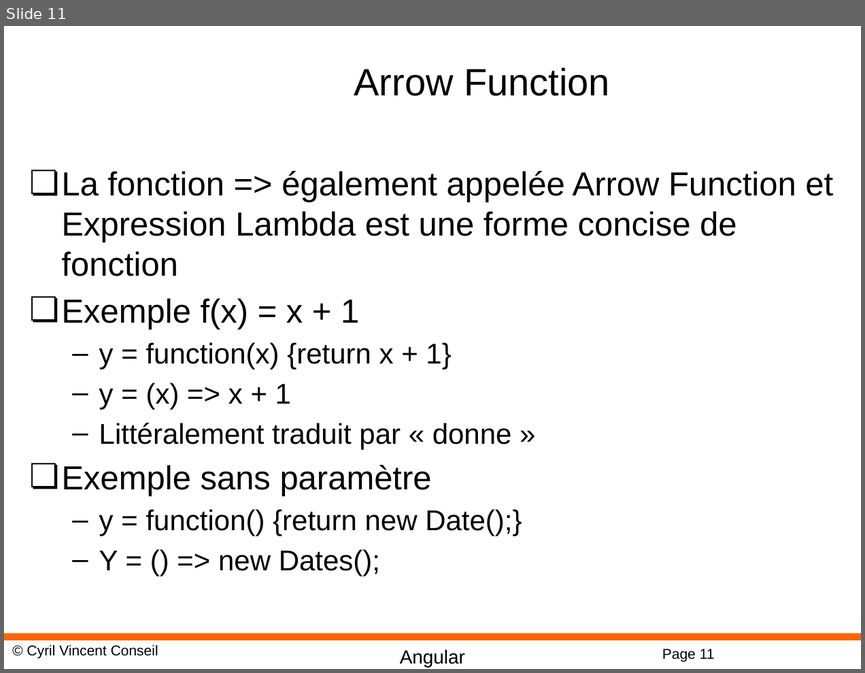
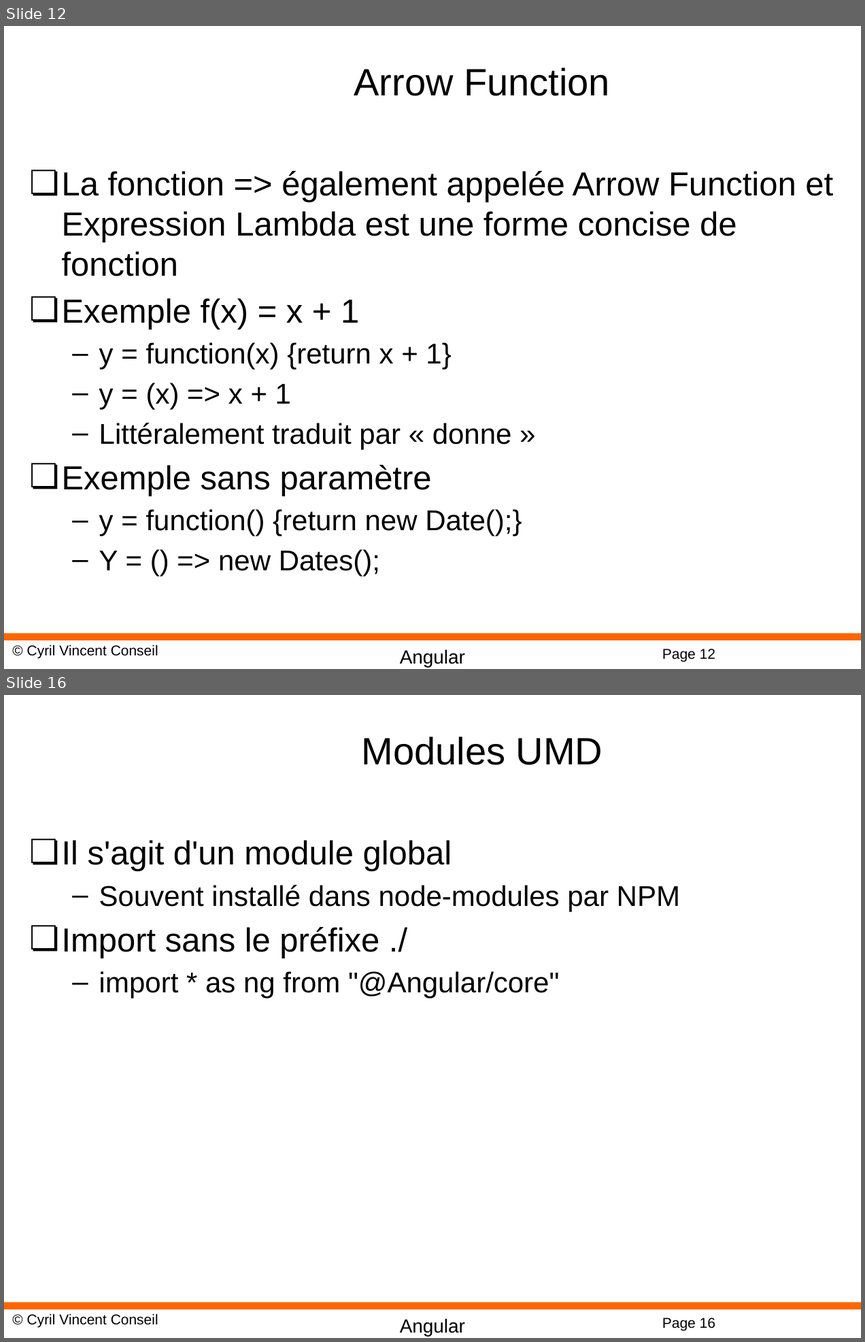
Before and after one commit to cyrilvincent/POE, a slide deck: ppt/angular/Angular07-TS.pptx. Shown one above the other, each under a label of ours: slide 11 before the commit, slides 12 and 16 after it; the slides between them are not shown. The pictures are 865x673 and 865x1342 pixels, drawn with LibreOffice and Linux fonts; fonts in the diff are those of the drawing; background and template pictures are left out. Boxes give left, top, right and bottom in pixels: in the first picture for what was removed or moved away, otherwise in the second. Text is boxed around its words. In the diff, an @@ line names an element or a change of style, - is before the commit and + after.

Commit message:
Angular 13

```diff
--- a/ppt/angular/Angular07-TS.pptx
+++ b/ppt/angular/Angular07-TS.pptx
@@ slide 16 added at (x1=4, y1=695, x2=861, y2=1338), background #FFFFFF; not listed: 4 template elements that a slide beside it also shows @@
@@ title added at (x1=362, y1=736, x2=603, y2=765), 32 pt, text #000000 @@
+Modules UMD
@@ text added at (x1=62, y1=840, x2=680, y2=998), 24 pt, text #000000 @@
+❏ Il s'agit d'un module global
+  – Souvent installé dans node-modules par NPM
+❏ Import sans le préfixe ./
+  – import * as ng from "@Angular/core"
@@ what was slide 11 is now slide 12 @@
@@ page number at (x1=662, y1=648, x2=715, y2=661): text changed @@
-Page 11
+Page 12
```
Also in this commit, not shown: 1 slide changed, 4 other slides added, 5 other files.
